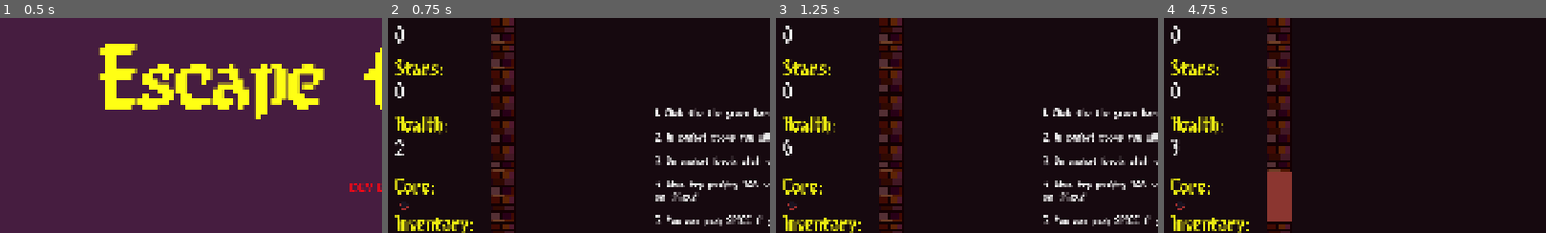
Above: before the commit, frames 1-4 (left to right).
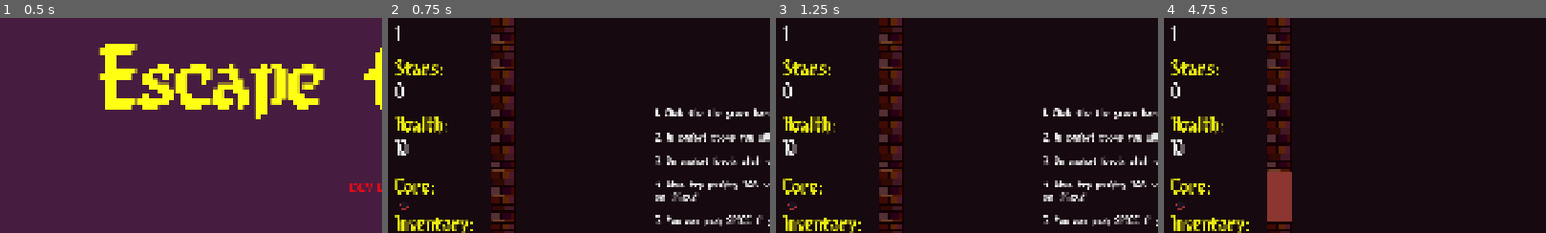
Above: after the commit, the same moments.

Repository: lostpoet999/escape_to_marty
Game: Godot game, scene res://scenes_and_scripts/ui_main_menu/main_menu.tscn
Same seed, same stepped clock (60 frames per second), same inputs: the game is played once before the commit and once after it. Sound files missing from this copy of the repository are replaced by a short silence.
Inputs (mouse positions are % of the whole screen's width and height, from its top left):
- Up to frame 1 (0.5 s): no input
- Up to frame 2 (0.75 s): click "Start" at 0.5 s
- Up to frame 3 (1.25 s): no input
- Up to frame 4 (4.75 s): click (2, 49) at 1.27 s; click (2, 58) at 2.02 s; click (2, 49) at 2.75 s; click (2, 49) at 3.5 s; tap Enter at 4.25 s; move the mouse to (98, 47) at 4.27 s; hold Tab (click_mode_toggle) from 4.28 s (still down); click (98, 47) at 4.42 s
The pictures show only the part of the screen within x 0-50%, y 6-56%; the shares and areas given below are measured in that part.

Frame 1 is identical in both runs. In frame 2, 0.3% of the frame differs, in the area x 1-6%, y 3-64%; in frame 3, 0.3%; in frame 4, 0.3%.

Commit message:
scores animate faster (going up by 50 if required)

Diff:
--- a/scenes_and_scripts/ball/ball.gd
+++ b/scenes_and_scripts/ball/ball.gd
@@ -15,6 +15,10 @@
 @export var brick_bounce_particles: PackedScene
 @export var wall_bounce_particles: PackedScene
 @export var paddle_bounce_particles: PackedScene
+
+@export var brick_hit_score_value:int = 50
+@export var wall_hit_score_value:int = 1
+@export var paddle_hit_score_value:int = 1
 
 @export var bounce_effect: BaseBounceEffect
 
@@ -176,12 +180,15 @@
 		if collider.is_in_group("bricks"):
 			fx = brick_bounce_particles.instantiate()
 			SFX.play_sound("hit-brick")
+			PlayerData.update_player_score(brick_hit_score_value)
 		if collider.is_in_group("walls"):
 			fx = wall_bounce_particles.instantiate()
 			SFX.play_sound("bounce_1")
+			PlayerData.update_player_score(wall_hit_score_value)
 		if collider.is_in_group("paddle"):
 			fx = paddle_bounce_particles.instantiate()
 			SFX.play_sound("hit-paddle")
+			PlayerData.update_player_score(paddle_hit_score_value)
 
 		if fx != null:
 			fx.position = global_position
@@ -210,12 +217,15 @@
 		if collider.is_in_group("bricks"):
 			fx = brick_bounce_particles.instantiate()
 			SFX.play_sound("hit-brick")
+			PlayerData.update_player_score(brick_hit_score_value)
 		if collider.is_in_group("walls"):
 			fx = wall_bounce_particles.instantiate()
 			SFX.play_sound("bounce_1")
+			PlayerData.update_player_score(wall_hit_score_value)
 		if collider.is_in_group("paddle"):
 			fx = paddle_bounce_particles.instantiate()
 			SFX.play_sound("hit-paddle")
+			PlayerData.update_player_score(paddle_hit_score_value)
 		if fx != null:
 			fx.position = global_position
 			get_tree().current_scene.add_child(fx)
--- a/scenes_and_scripts/bricks/base_seal.gd
+++ b/scenes_and_scripts/bricks/base_seal.gd
@@ -13,7 +13,7 @@
 @export var stages: Dictionary[GameManager.PhaseType, float]
 var current_stage: GameManager.PhaseType
 
-@export var brick_score_value: int = 5
+@export var brick_score_value: int = 500
 @export var brick_health: int = 1
 var health_temp: float
 @export var brick_damage_fx: PackedScene
--- a/scenes_and_scripts/ui_level/main_ui.gd
+++ b/scenes_and_scripts/ui_level/main_ui.gd
@@ -4,7 +4,7 @@
 @onready var stars: Label = %Stars
 @onready var health: Label = %health
 
-var numberAnimDelay = 0.1
+var numberAnimDelay = 1/30 # of a second
 var numberDelayRemaining = 0
 
 var currentScore = 0
@@ -38,15 +38,22 @@
 	if numberDelayRemaining > 0: return
 	numberDelayRemaining = numberAnimDelay
 
-	if displayedHealth != currentHealth:
-		if displayedHealth < currentHealth: displayedHealth += 1
-		if displayedHealth > currentHealth: displayedHealth -= 1
+	var healthChange = abs(displayedHealth-currentHealth)
+	var healthDelta = 1 # 10 if healthChange>10 else 1
+	var starsChange = abs(displayedStars-currentStars)
+	var starsDelta = 1 # 10 if starsChange>10 else 1
+	var scoreChange = abs(displayedScore-currentScore)
+	var scoreDelta = 50 if scoreChange>50 else 1 # go faster if big difference
+
+	if healthChange!=0:
+		if displayedHealth < currentHealth: displayedHealth += healthDelta
+		if displayedHealth > currentHealth: displayedHealth -= healthDelta
 		health.text = str(displayedHealth)
-	if displayedStars != currentStars:
-		if displayedStars < currentStars: displayedStars += 1
-		if displayedStars > currentStars: displayedStars -= 1
+	if starsChange!=0:
+		if displayedStars < currentStars: displayedStars += starsDelta
+		if displayedStars > currentStars: displayedStars -= starsDelta
 		stars.text = str(displayedStars)
-	if displayedScore != currentScore:
-		if displayedScore < currentScore: displayedScore += 1
-		if displayedScore > currentScore: displayedScore -= 1
+	if scoreChange!=0:
+		if displayedScore < currentScore: displayedScore += scoreDelta
+		if displayedScore > currentScore: displayedScore -= scoreDelta
 		score.text = str(displayedScore)
